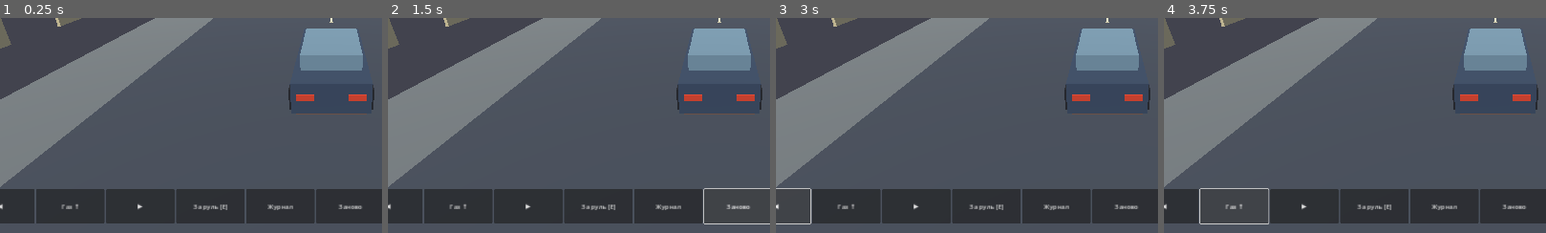
Above: before the commit, frames 1-4 (left to right).
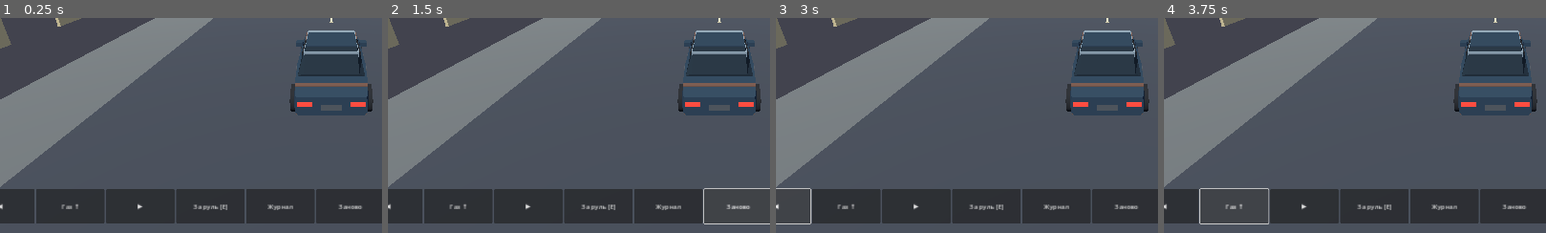
Above: after the commit, the same moments.

Repository: danilaextrem-afk/-
Game: Godot game, scene res://Content/NightRoad.tscn
The game is run twice, just before and just after one commit, with the same random seed, the same clock (stepped at 60 frames per second) and the same inputs.
Inputs:
- Up to frame 1 (0.25 s): no input
- Up to frame 2 (1.5 s): click "Заново" at 0.5 s; click "Заново" at 1.25 s
- Up to frame 3 (3 s): click "Заново" at 2 s; click "◀" at 2.75 s
- Up to frame 4 (3.75 s): click "Газ ↑" at 3.5 s
The pictures show only the part of the screen within x 7-57%, y 50-100%; the shares and areas given below are measured in that part.

The runs differ from the first frame. In frame 1, 4.6% of the frame differs, in the area x 75-98%, y 4-46%; in frame 2, 4.6%; in frame 3, 4.6%; in frame 4, 4.6%.

Commit message:
Add original drivable sedan mesh and platform render scaling

Diff:
--- /dev/null
+++ b/Source/display_profile.gd
@@ -0,0 +1,26 @@
+extends Node
+
+# In fullscreen the OS supplies the output surface. Limit the 3D pass
+# separately so the HUD remains at the drawable's physical resolution.
+static func scene_scale(platform: String, drawable: Vector2i) -> float:
+	var short_side := mini(drawable.x, drawable.y)
+	if short_side <= 0:
+		return 1.0
+	match platform:
+		"Android": return minf(1.0,1080.0/short_side)
+		"Windows": return minf(1.0,2160.0/short_side)
+	return 1.0
+
+func _ready() -> void:
+	if DisplayServer.get_name() == "headless":
+		return
+	var platform := OS.get_name()
+	if platform not in ["Android","Windows"]:
+		return
+	var window := get_window()
+	window.size_changed.connect(apply_profile)
+	apply_profile()
+
+func apply_profile() -> void:
+	var window := get_window()
+	window.scaling_3d_scale = scene_scale(OS.get_name(),window.size)
--- a/Source/night_road.gd
+++ b/Source/night_road.gd
@@ -42,10 +42,6 @@
 	block(traffic,Vector3(0,1.1,0),Vector3(1.45,.55,1.65),"899ca5")
 	for x in [-.6,.6]:
 		block(traffic,Vector3(x,.56,1.72),Vector3(.33,.16,.05),"ffe7ae")
-		block(car,Vector3(x,.72,1.83),Vector3(.42,.14,.06),"dd432a")
-	for side in [-1,1]:
-		for axle in [-1,1]:
-			block(car,Vector3(side*.94,.37,axle*1.12),Vector3(.24,.58,.59),"23252a")
 	block(city,Vector3(5.4,2,-5),Vector3(.16,4,.16),"4b5258")
 	var sign := Label3D.new()
 	sign.text = "АВТОСЕРВИС\nИЛЬЯ"
@@ -159,6 +155,7 @@
 	var steer := Input.get_axis("ui_left","ui_right") + float(right.button_pressed) - float(left.button_pressed)
 	mount.position.x = clampf(mount.position.x + clampf(steer,-1,1)*minf(speed,5)*delta,-4.4,4.4)
 	mount.position.z -= speed*delta
+	car.roll(speed*delta)
 	trip_time += delta
 	traffic.position = Vector3(-3.1,0,-130+fmod(trip_time*8,155))
 	var distance := -mount.position.z
--- a/Source/road.gd
+++ b/Source/road.gd
@@ -61,7 +61,10 @@
 	if ride.button_pressed or Input.is_action_pressed("ui_up"):
 		var through_gate := quest.stage >= Investigation.Stage.PASS_GATE and absf(mount.position.x) <= 2.5
 		var road_end := -113.0 if through_gate else -102.0
+		var previous_z := mount.position.z
 		mount.position.z = maxf(road_end, mount.position.z - delta*9)
+		if car.visible:
+			car.roll(previous_z - mount.position.z)
 	var active := clock.remaining > 0
 	clock.advance(delta)
 	if not triggered and mount.position.z <= -20:
--- /dev/null
+++ b/Source/road_sedan.gd
@@ -0,0 +1,95 @@
+extends Node3D
+
+var wheels: Array[Node3D] = []
+
+func finish(color: Color, metal: float, roughness: float) -> StandardMaterial3D:
+	var mat := StandardMaterial3D.new()
+	mat.albedo_color = color
+	mat.metallic = metal
+	mat.roughness = roughness
+	return mat
+
+func attach(parent: Node3D, mesh: Mesh, mat: Material, pos: Vector3) -> MeshInstance3D:
+	var instance := MeshInstance3D.new()
+	instance.mesh = mesh
+	instance.material_override = mat
+	parent.add_child(instance)
+	instance.position = pos
+	return instance
+
+# Each station runs from the nose to the tail: length, half-width, sill and shoulder.
+func shell(stations: Array, top_ratio: float, mat: Material) -> void:
+	var rings: Array = []
+	for s: Vector4 in stations:
+		var w := s.y
+		rings.append([Vector3(-w*.92,s.z,s.x),Vector3(-w,s.z+.08,s.x),
+			Vector3(-w*top_ratio,s.w,s.x),Vector3(w*top_ratio,s.w,s.x),
+			Vector3(w,s.z+.08,s.x),Vector3(w*.92,s.z,s.x)])
+	var surface := SurfaceTool.new()
+	surface.begin(Mesh.PRIMITIVE_TRIANGLES)
+	surface.set_smooth_group(-1)
+	for i in range(rings.size()-1):
+		for j in 6:
+			var k := (j+1)%6
+			for point in [rings[i][j],rings[i][k],rings[i+1][j],rings[i][k],rings[i+1][k],rings[i+1][j]]:
+				surface.add_vertex(point)
+	for j in range(1,5):
+		for point in [rings[0][0],rings[0][j+1],rings[0][j],rings[-1][0],rings[-1][j],rings[-1][j+1]]:
+			surface.add_vertex(point)
+	surface.generate_normals()
+	attach(self,surface.commit(),mat,Vector3.ZERO)
+
+func trim(pos: Vector3, size: Vector3, mat: Material) -> MeshInstance3D:
+	var mesh := BoxMesh.new()
+	mesh.size = size
+	return attach(self,mesh,mat,pos)
+
+func disc(parent: Node3D, radius: float, width: float, mat: Material, offset: float) -> void:
+	var mesh := CylinderMesh.new()
+	mesh.bottom_radius = radius
+	mesh.top_radius = radius
+	mesh.height = width
+	mesh.radial_segments = 20
+	mesh.rings = 1
+	attach(parent,mesh,mat,Vector3(offset,0,0)).rotation.z = PI/2
+
+func _ready() -> void:
+	var paint := finish(Color("#476278"),.48,.32)
+	var glass := finish(Color("#303e49"),.30,.16)
+	var rubber := finish(Color("#24272b"),.0,.94)
+	var alloy := finish(Color("#899399"),.62,.35)
+	shell([Vector4(-2.10,.79,.37,.73),Vector4(-1.74,.92,.33,.85),
+		Vector4(-.80,.94,.34,.99),Vector4(.75,.94,.34,1.01),
+		Vector4(1.60,.90,.34,.95),Vector4(2.03,.83,.38,.85)],.96,paint)
+	shell([Vector4(-.93,.84,.88,1.01),Vector4(-.31,.81,.94,1.45),
+		Vector4(.59,.82,.95,1.46),Vector4(1.32,.83,.90,1.04)],.83,glass)
+	trim(Vector3(0,1.46,.14),Vector3(1.36,.045,.93),paint)
+	for side in [-1,1]:
+		trim(Vector3(side*.76,1.21,.17),Vector3(.07,.49,.085),rubber).rotation.z = side*.26
+		trim(Vector3(side*.97,1.04,-.57),Vector3(.21,.14,.24),paint)
+		for z in [-.16,.69]:
+			trim(Vector3(side*.924,.85,z),Vector3(.04,.055,.16),alloy)
+		for axle in [-1.29,1.26]:
+			var wheel := Node3D.new()
+			add_child(wheel)
+			wheel.position = Vector3(side*.90,.34,axle)
+			wheels.append(wheel)
+			disc(wheel,.34,.21,rubber,0)
+			disc(wheel,.235,.025,alloy,.11*side)
+			for n in 5:
+				var spoke := BoxMesh.new()
+				spoke.size = Vector3(.016,.07,.095)
+				var angle := TAU*n/5
+				attach(wheel,spoke,rubber,Vector3(.127*side,.14*sin(angle),.14*cos(angle))).rotation.x = -angle
+	for end in [-1,1]:
+		var lens := finish(Color("#ffdfad") if end < 0 else Color("#df3a30"),.05,.26)
+		lens.emission_enabled = true
+		lens.emission = lens.albedo_color
+		for side in [-1,1]:
+			trim(Vector3(side*.60,.68, -2.111 if end < 0 else 2.041),Vector3(.34,.115,.04),lens)
+	trim(Vector3(0,.57,-2.12),Vector3(.70,.17,.045),rubber)
+	trim(Vector3(0,.61,2.055),Vector3(.46,.13,.025),alloy)
+
+func roll(distance: float) -> void:
+	for wheel in wheels:
+		wheel.rotate_x(-distance/.34)
--- a/Source/two_epoch_road.gd
+++ b/Source/two_epoch_road.gd
@@ -8,7 +8,7 @@
 var city := Node3D.new()
 var mount := Node3D.new()
 var horse := Node3D.new()
-var car := Node3D.new()
+var car := preload("res://Source/road_sedan.gd").new()
 var camera := Camera3D.new()
 var caption := Label.new()
 var left: Button
@@ -64,8 +64,6 @@
 			block(horse,Vector3(x,0.43,z),Vector3(0.22,0.86,0.26),"443026")
 	block(horse,Vector3(0,2.05,0.15),Vector3(0.55,0.85,0.45),"474d58")
 	block(horse,Vector3(0,2.63,0.15),Vector3(0.37,0.37,0.37),"c6a18b")
-	block(car,Vector3(0,0.65,0),Vector3(1.9,0.8,3.6),"39485c")
-	block(car,Vector3(0,1.19,0.2),Vector3(1.55,0.55,1.9),"73909e")
 	build_location()
 	mount.add_child(camera)
 	camera.position = Vector3(0,4.5,7.4)
--- /dev/null
+++ b/Tests/display_profile_test.gd
@@ -0,0 +1,13 @@
+extends SceneTree
+const Profile = preload("res://Source/display_profile.gd")
+func _initialize() -> void:
+	var checks := [
+		is_equal_approx(Profile.scene_scale("Windows",Vector2i(3840,2160)),1.0),
+		is_equal_approx(Profile.scene_scale("Windows",Vector2i(7680,4320)),0.5),
+		is_equal_approx(Profile.scene_scale("Android",Vector2i(2340,1080)),1.0),
+		is_equal_approx(Profile.scene_scale("Android",Vector2i(3200,1440)),0.75),
+		is_equal_approx(Profile.scene_scale("Android",Vector2i(1280,720)),1.0),
+		is_equal_approx(Profile.scene_scale("Linux",Vector2i(3840,2160)),1.0)
+	]
+	print("Platform scaling: ",checks)
+	quit(int(false in checks))
--- /dev/null
+++ b/Tests/sedan_test.gd
@@ -0,0 +1,17 @@
+extends SceneTree
+func _initialize() -> void:
+	call_deferred("run")
+
+func run() -> void:
+	var car := preload("res://Source/road_sedan.gd").new()
+	root.add_child(car)
+	var body: ArrayMesh = car.get_child(0).mesh
+	var arrays := body.surface_get_arrays(0)
+	var normals: PackedVector3Array = arrays[Mesh.ARRAY_NORMAL]
+	var outward := normals[12].y > .8
+	var wheels_ok := car.wheels.size() == 4
+	car.roll(.34)
+	for wheel in car.wheels:
+		wheels_ok = wheels_ok and is_equal_approx(wheel.rotation.x,-1)
+	print("Sedan geometry and axles: ",[outward,wheels_ok])
+	quit(int(not(outward and wheels_ok)))
--- a/project.godot
+++ b/project.godot
@@ -2,11 +2,15 @@
 [application]
 config/name="РАЗЛОМ: ЧЁРНЫЙ ЗВОН"
 run/main_scene="res://Content/NightRoad.tscn"
+[autoload]
+DisplayProfile="*res://Source/display_profile.gd"
 [display]
 window/size/viewport_width=1920
 window/size/viewport_height=1080
 window/size/window_width_override=1280
 window/size/window_height_override=720
+window/size/mode.windows=3
+window/size/mode.android=3
 window/stretch/mode="canvas_items"
 window/stretch/aspect="expand"
 window/handheld/orientation=0
Not shown, changed: Docs/07_PROGRESS_STATE.md
